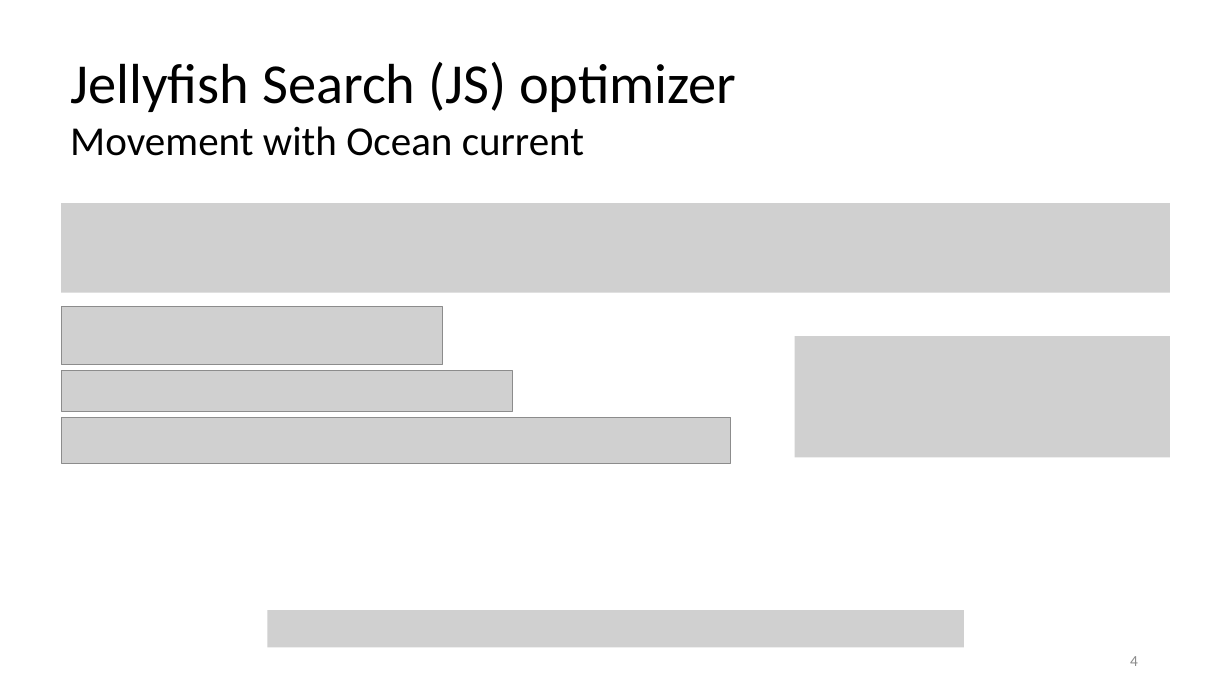
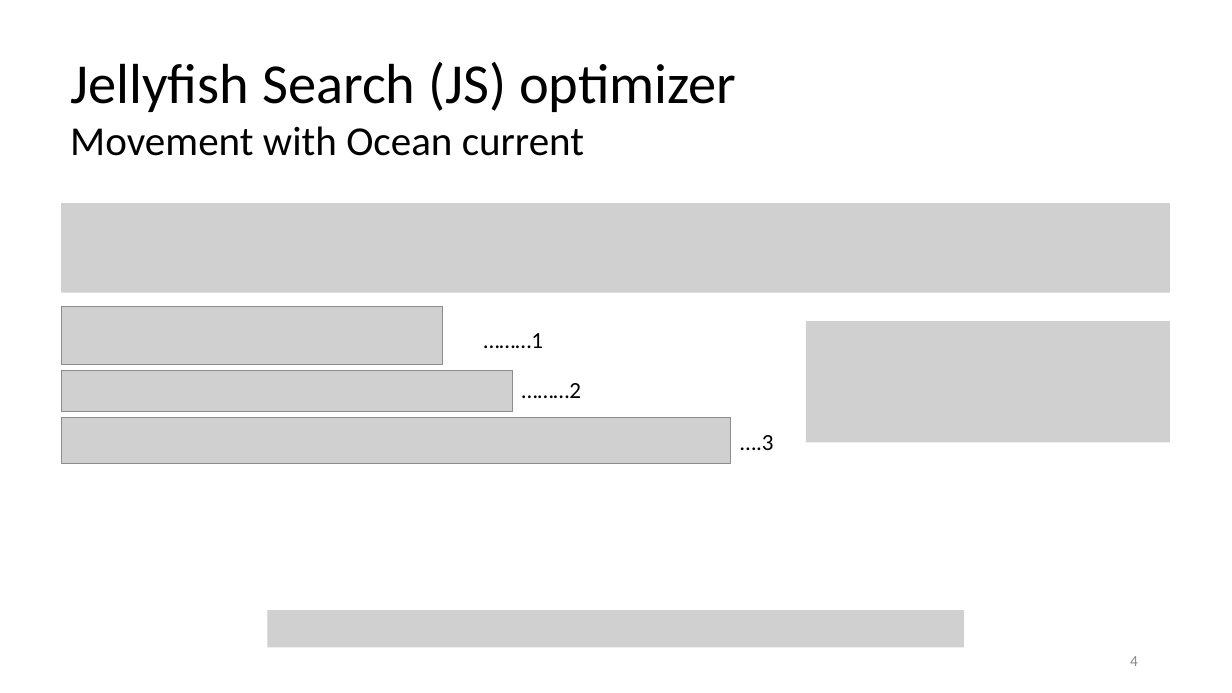
Before and after one commit to Mahadi-Ahammed/pptshare, a slide deck: slide 4 of Jellyfish.pptx. Drawn at 1232x693 pixels with LibreOffice and Linux fonts; fonts in the diff are those of the drawing; grey boxes stand for pictures. Boxes give left, top, right and bottom in pixels: in the first picture for what was removed or moved away, otherwise in the second. Text is boxed around its words. In the diff, an @@ line names an element or a change of style, - is before the commit and + after.

```diff
--- a/Jellyfish.pptx
+++ b/Jellyfish.pptx
@@ picture: place and size @@
-picture at box(795, 336, 1170, 457)
+picture at box(806, 322, 1170, 443)
@@ text added at box(484, 333, 544, 348), 18 pt, text #000000 @@
+………1
@@ text added at box(522, 383, 582, 398), 18 pt, text #000000 @@
+………2
@@ text added at box(740, 435, 773, 450), 18 pt, text #000000 @@
+….3
```
Also in this commit, not shown: 4 other slides changed.
